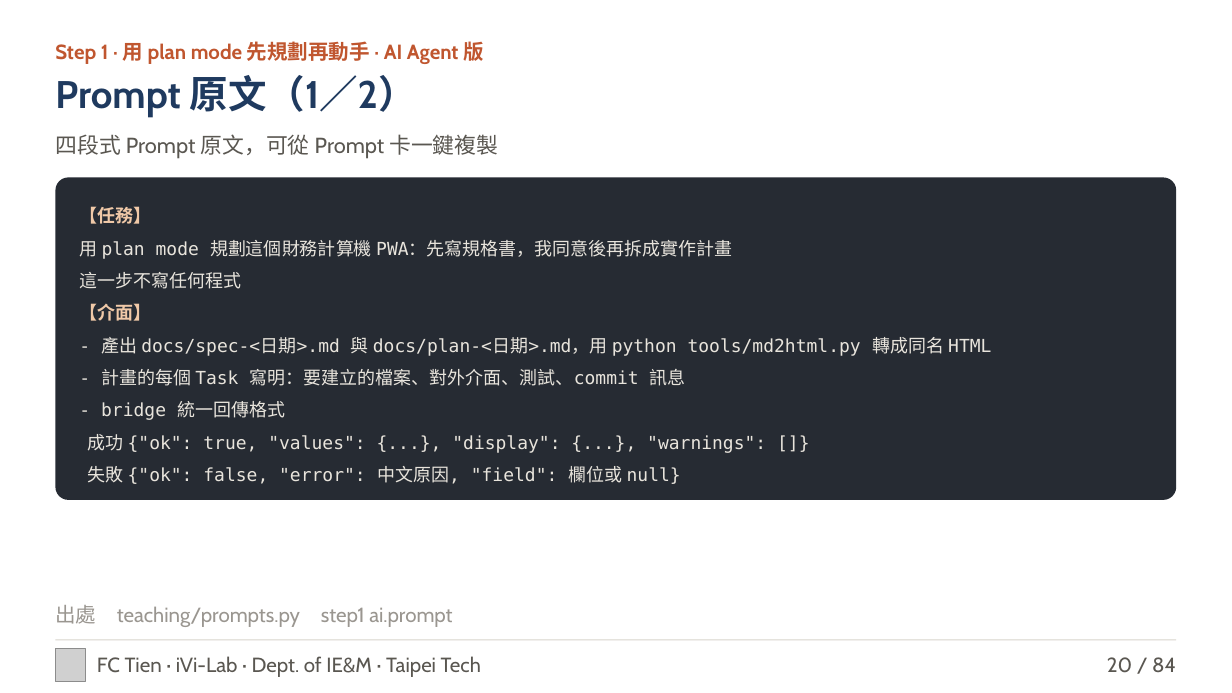
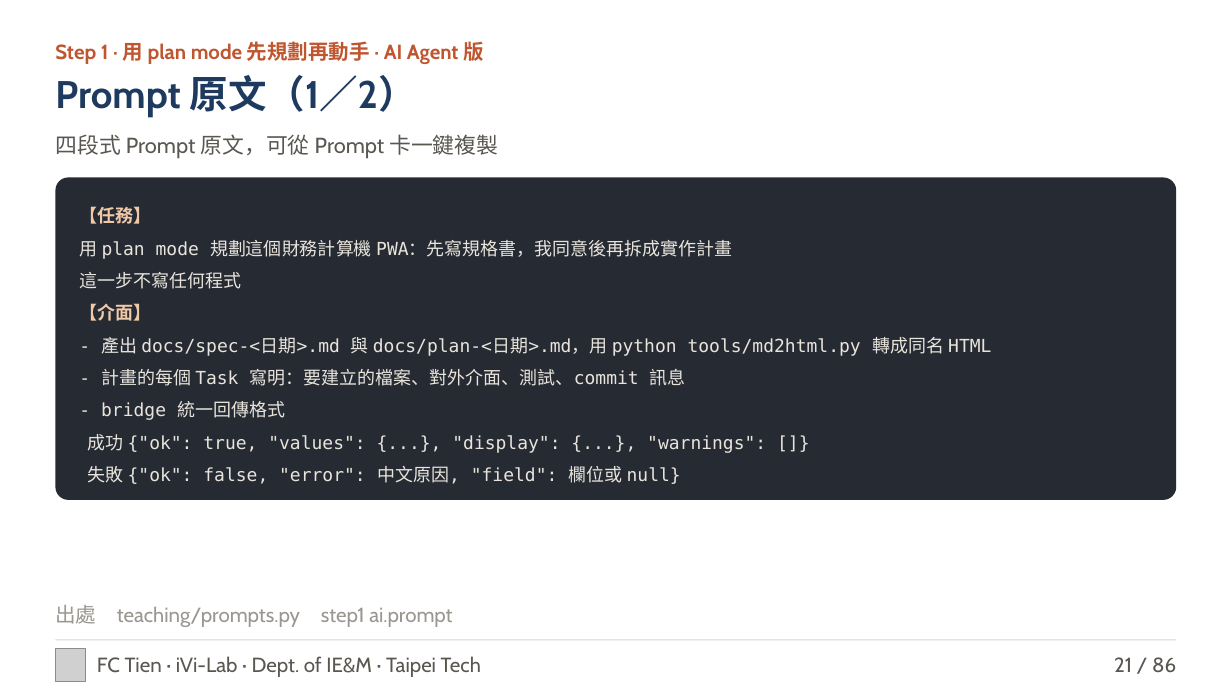
Before and after one commit to fctien/Statistics-Accouting-Calculator, a slide deck: slide 21 of teaching/out/BACalc_AI_講稿.pptx (slide 20 before the commit). Drawn at 1232x693 pixels with LibreOffice and Linux fonts; fonts in the diff are those of the drawing; grey boxes stand for pictures. Boxes give left, top, right and bottom in pixels: in the first picture for what was removed or moved away, otherwise in the second. Text is boxed around its words. In the diff, an @@ line names an element or a change of style, - is before the commit and + after.

```diff
--- a/teaching/out/BACalc_AI_講稿.pptx
+++ b/teaching/out/BACalc_AI_講稿.pptx
@@ text at box(1114, 657, 1176, 673): text changed @@
-20 / 84
+21 / 86
```
Also in this commit, not shown: 82 other slides changed, 2 slides added, 18 other files.
